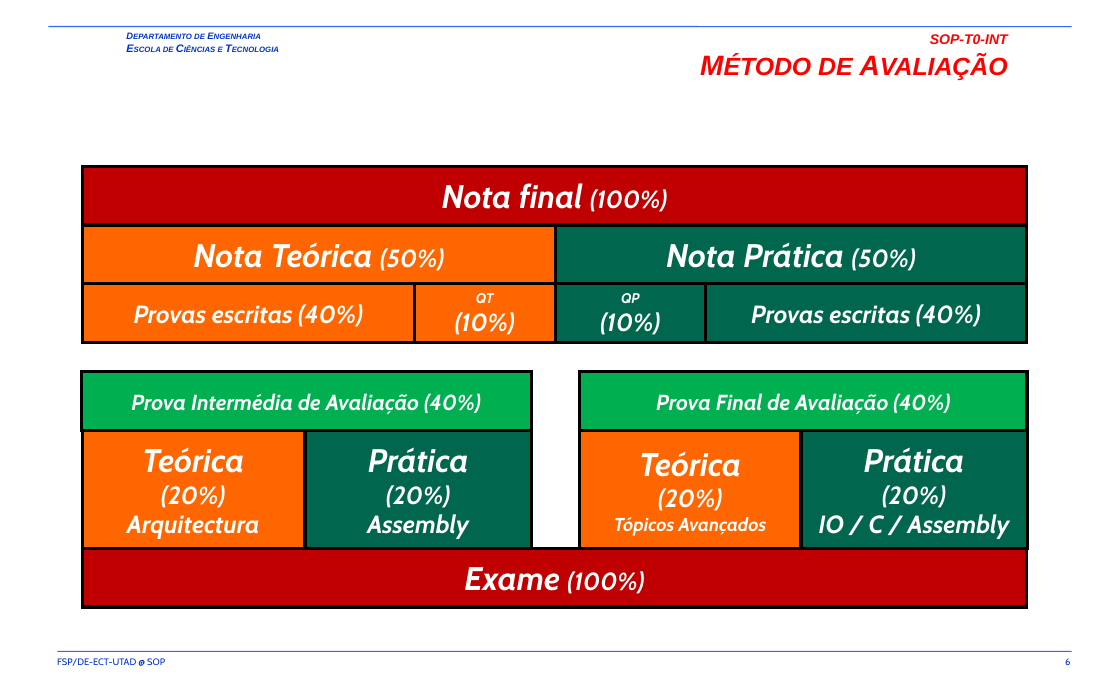
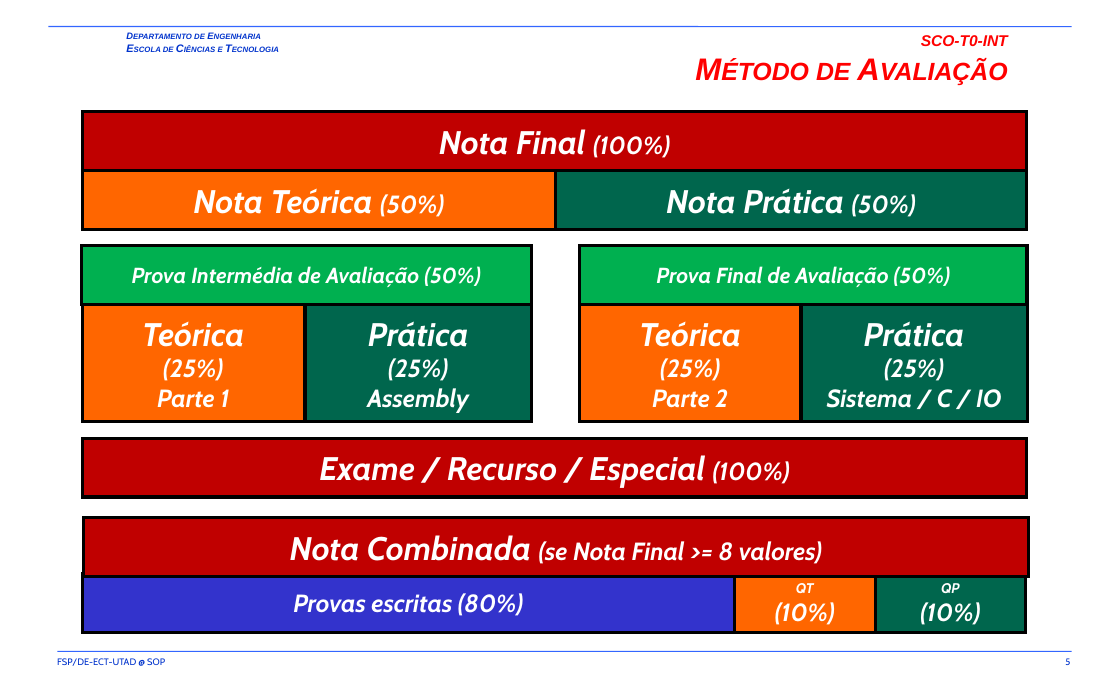
Before and after one commit to fsp864/UTAD-SCO, a slide deck: slide 5 of aulas/t/SCO-T0-INT.pptx (slide 6 before the commit). Drawn at 1120x700 pixels with LibreOffice and Linux fonts; fonts in the diff are those of the drawing; background and template pictures are left out. Boxes give left, top, right and bottom in pixels: in the first picture for what was removed or moved away, otherwise in the second. Text is boxed around its words. In the diff, an @@ line names an element or a change of style, - is before the commit and + after.

```diff
--- a/aulas/t/SCO-T0-INT.pptx
+++ b/aulas/t/SCO-T0-INT.pptx
@@ title at (x1=816, y1=35, x2=1008, y2=80): text changed; size 16 to 20 pt @@
-SOP-T0-INT
-MÉTODO DE AVALIAÇÃO
+SCO-T0-INT
+Método de Avaliação
@@ text in rectangle at (x1=439, y1=129, x2=670, y2=158): text changed @@
-Nota final (100%)
+Nota Final (100%)
@@ 3 rectangles moved together from (x1=82, y1=166, x2=1027, y2=284) to (x1=82, y1=112, x2=1027, y2=230) @@
@@ text in rectangle at (x1=132, y1=266, x2=481, y2=287): text changed @@
-Prova Intermédia de Avaliação (40%)
+Prova Intermédia de Avaliação (50%)
@@ text in rectangle at (x1=656, y1=266, x2=951, y2=287): text changed @@
-Prova Final de Avaliação (40%)
+Prova Final de Avaliação (50%)
@@ rectangle removed at (x1=82, y1=283, x2=414, y2=343) @@
-Provas escritas (40%)
@@ 6 rectangles moved together from (x1=82, y1=372, x2=1027, y2=549) to (x1=82, y1=245, x2=1027, y2=422) @@
@@ text in rectangle at (x1=157, y1=358, x2=229, y2=408): text changed @@
-(20%)
-Arquitectura
+(25%)
+Parte 1
@@ text in rectangle at (x1=388, y1=358, x2=448, y2=381): text changed @@
-(20%)
+(25%)
@@ text in rectangle at (x1=652, y1=358, x2=728, y2=408): text changed; size 12 to 16 pt @@
-(20%)
-Tópicos Avançados
+(25%)
+Parte 2
@@ text in rectangle at (x1=827, y1=358, x2=1001, y2=408): text changed @@
-(20%)
-IO / C / Assembly
+(25%)
+Sistema / C / IO
@@ rectangle "Exame / Recurso / Especial ..." moved from (x1=82, y1=549, x2=1026, y2=608) to (x1=82, y1=438, x2=1026, y2=497) @@
@@ text in rectangle at (x1=319, y1=455, x2=790, y2=488): text changed; size 16 to 21 pt @@
-Exame (100%)
+Exame / Recurso / Especial (100%)
@@ rectangle added at (x1=84, y1=517, x2=1028, y2=577), fill #C00000, outline #000000 2 pt, 16 pt, text #FFFFFF, bold, italic @@
+Nota Combinada (se Nota Final >= 8 valores)
@@ rectangle "Provas escritas (80%)" resized from (x1=706, y1=283, x2=1027, y2=342) to (x1=82, y1=573, x2=734, y2=633) @@
@@ rectangle "Provas escritas (80%)" at (x1=82, y1=573, x2=734, y2=633): fill #00664D to #3333CC @@
@@ text in rectangle at (x1=293, y1=593, x2=523, y2=616): text changed @@
-Provas escritas (40%)
+Provas escritas (80%)
@@ rectangle "QT" moved from (x1=414, y1=283, x2=556, y2=343) to (x1=735, y1=573, x2=876, y2=633) @@
@@ rectangle "QP" moved from (x1=556, y1=283, x2=706, y2=343) to (x1=876, y1=573, x2=1026, y2=633) @@
```
Also in this commit, not shown: 11 other slides changed, 1 slide added, 3 slides removed, 1 other file.
